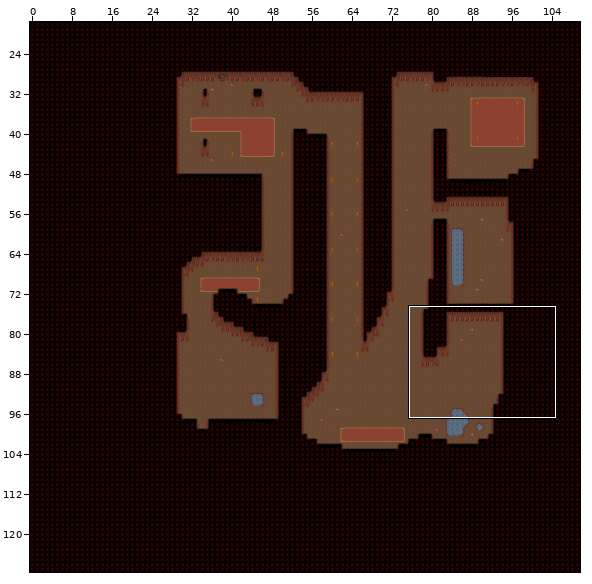
Two versions of a level (Tiled map, maps/002-4.tmx). Above: a wide view before the commit, with the close-up outlined.
Close-up. Before the commit:
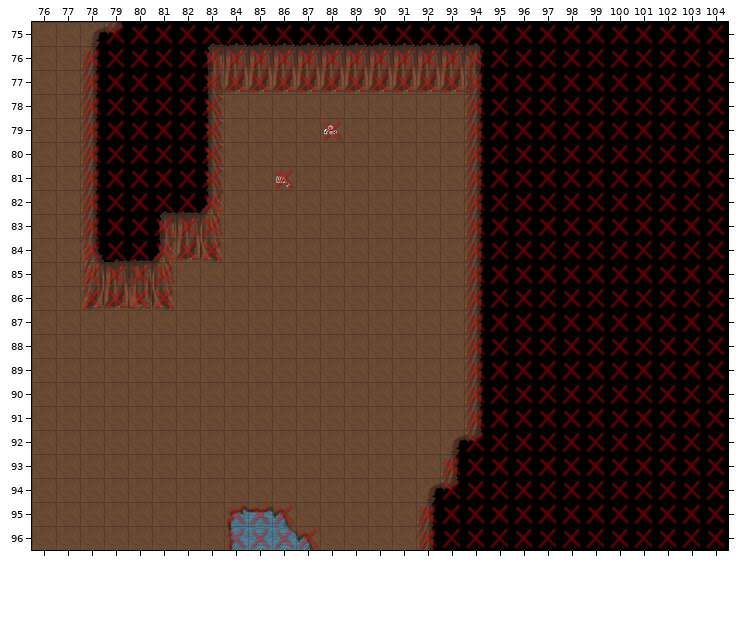
Cells are 32x32 px. Shown: x 76..104, y 75..96. The commit also changed other parts of the map, which this record leaves out.
New version:
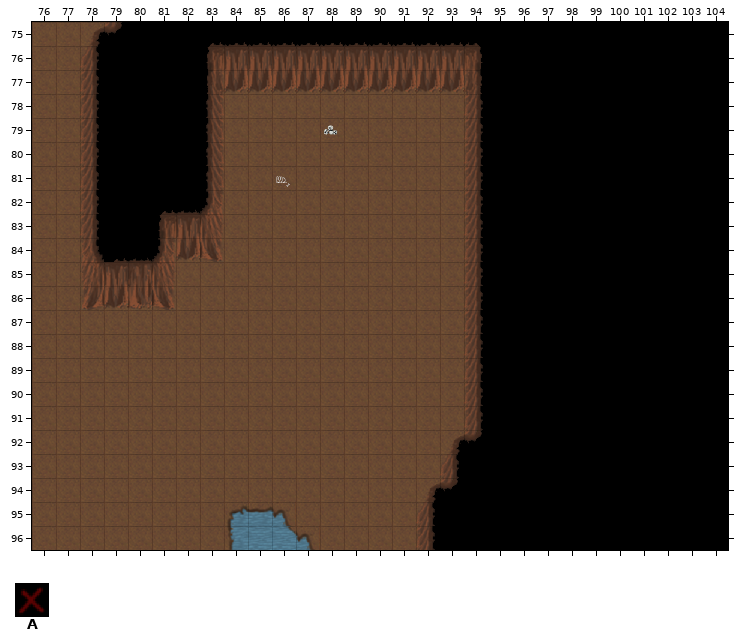
Key: from "Collision": A 1.
_ is an empty cell, . an unchanged one.
See-through tiles are keyed as they look on the map.
The edit:
--- layer "Collision" (now hidden)
@@ x 78..104 @@
-75 .AAAAAAAAAAAAAAAAAAAAAAAAAA
-76 AAAAAAAAAAAAAAAAAAAAAAAAAAA
-77 AAAAAAAAAAAAAAAAAAAAAAAAAAA
-78 AAAAAA..........AAAAAAAAAAA
-79 AAAAAA....A.....AAAAAAAAAAA
-80 AAAAAA..........AAAAAAAAAAA
-81 AAAAAA..A.......AAAAAAAAAAA
-82 AAAAAA..........AAAAAAAAAAA
-83 AAAAAA..........AAAAAAAAAAA
-84 AAAAAA..........AAAAAAAAAAA
-85 AAAA............AAAAAAAAAAA
-86 AAAA............AAAAAAAAAAA
-87 ................AAAAAAAAAAA
-88 ................AAAAAAAAAAA
-89 ................AAAAAAAAAAA
-90 ................AAAAAAAAAAA
-91 ................AAAAAAAAAAA
-92 ................AAAAAAAAAAA
-93 ...............AAAAAAAAAAAA
-94 ...............AAAAAAAAAAAA
-95 ......AAA.....AAAAAAAAAAAAA
-96 ......AAAA....AAAAAAAAAAAAA
+75 .__________________________
+76 ___________________________
+77 ___________________________
+78 ______..........___________
+79 ______...._.....___________
+80 ______..........___________
+81 ______.._.......___________
+82 ______..........___________
+83 ______..........___________
+84 ______..........___________
+85 ____............___________
+86 ____............___________
+87 ................___________
+88 ................___________
+89 ................___________
+90 ................___________
+91 ................___________
+92 ................___________
+93 ...............____________
+94 ...............____________
+95 ......___....._____________
+96 ......____...._____________
Changed places in both close-ups, as pixel boxes (x1, y1, x2, y2):
removed: (82, 24, 726, 549)
